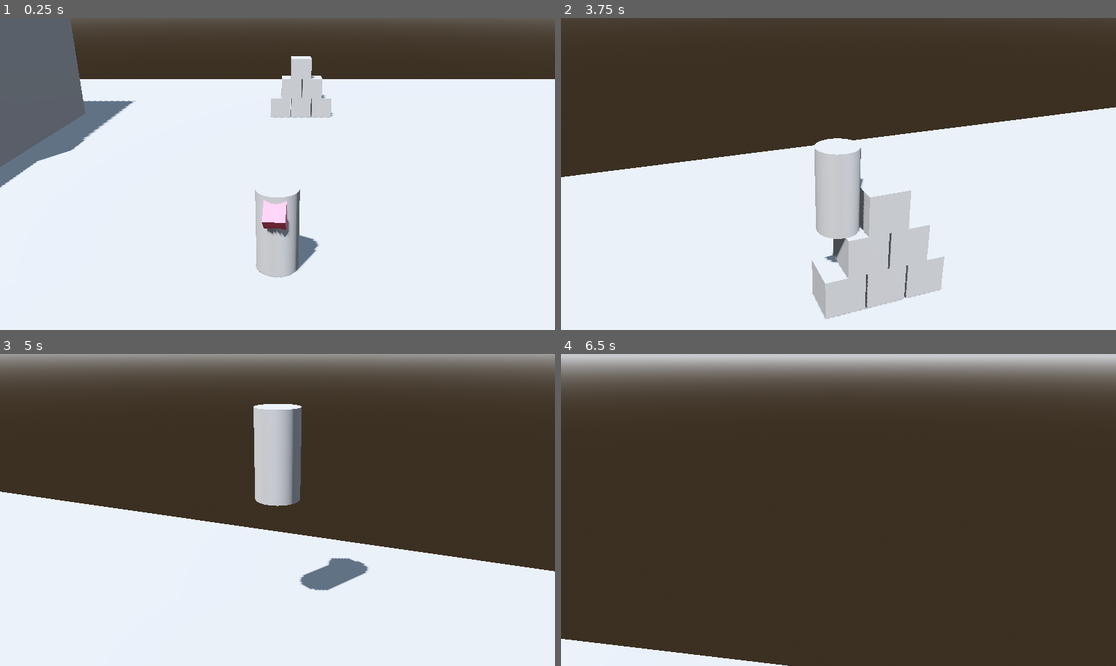
Above: before the commit, frames 1-4 (two rows, left to right).
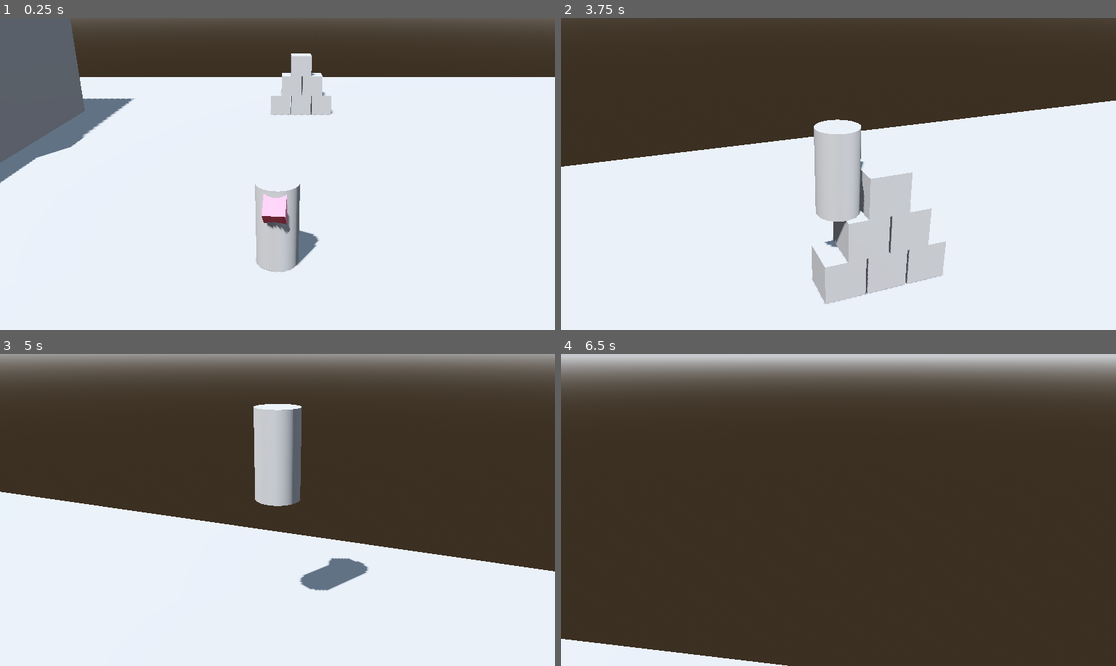
Above: after the commit, the same moments.

Repository: gdquest-demos/godot-4-3d-third-person-controller
Game: Godot game, scene res://Playground.tscn
Same seed, same stepped clock (60 frames per second), same inputs: the game is played once before the commit and once after it.
Inputs (mouse positions are in pixels of both pictures, inside the frame that each line leads up to):
- Up to frame 1 (0.25 s): no input
- Up to frame 2 (3.75 s): move the mouse to (866, 174) at 0.52 s; hold W (move_up) from 0.53 s (still down); tap Space (action_jump) at 0.77, 1.52, 3.02 s; move the mouse to (810, 174) at 1.27 s; move the mouse to (849, 167) at 2.02 s; move the mouse to (832, 180) at 2.77 s; move the mouse to (877, 177) at 3.52 s
- Up to frame 3 (5 s): keep holding W (move_up); tap Space (action_jump) at 3.77, 4.52 s; move the mouse to (233, 506) at 4.27 s
- Up to frame 4 (6.5 s): move the mouse to (844, 510) at 5.02 s; move the mouse to (816, 503) at 5.77 s; release W (move_up) at 5.78 s; hold D (move_right) from 5.78 s (still down); tap Space (action_jump) at 6.02 s

The runs differ from the first frame. In frame 1, 2.2% of the frame differs, in the area x 0-100%, y 11-84%; in frame 2, 6.5%, in the area x 0-100%, y 26-97%; in frame 3, less than 0.1%; in frame 4, less than 0.1%.

Commit message:
Add lerp to camera height change

Diff:
--- a/CameraController.gd
+++ b/CameraController.gd
@@ -37,7 +37,7 @@
 
 	# Set camera controller to current ground level for the character
 	var target_position = _anchor.global_position + _offset
-	target_position.y = _anchor._ground_height
+	target_position.y = lerp(global_position.y, _anchor._ground_height, 0.1)
 	global_position = target_position
 
 	# Rotates camera using euler rotation
